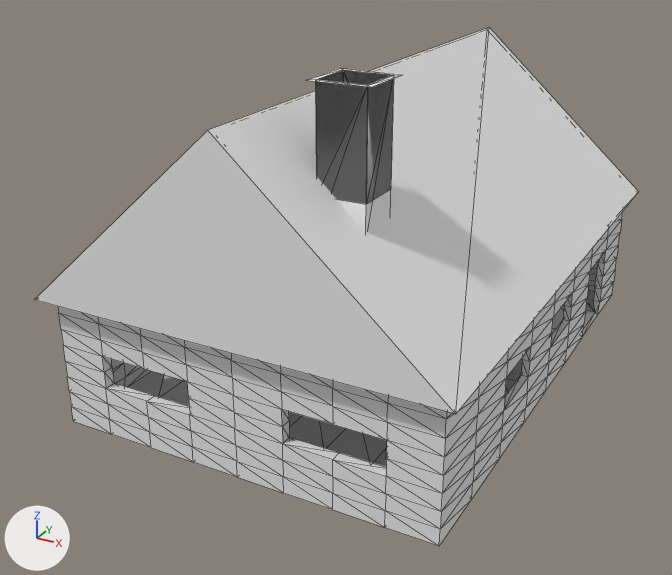
Renders of the OBJ model models/house.obj from each side of a commit.
The view is the same before and after, from a 50 mm lens placed at (8.44, -17.4, 10.06), pointed at (-0.51, -1.11, 1.92). Lighting does not change. The marker at lower left points along +X, +Y and +Z. Mesh edges are drawn as thin lines. Where no turn or scale is listed for an object, it has been applied to the vertices.

Names of what the first picture shows: 'Cube.001_Cube.002', 'Cube_Cube.001'.
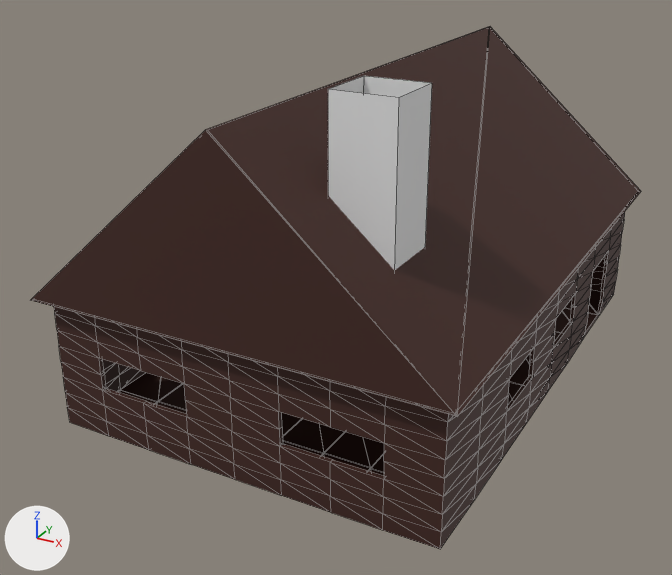
Location of each change, (x1, y1, x2, y2) in pixels of the pictures (672 x 575 px; the box of a moved part takes in the faces that stretch with it):
'Cube_Cube.001', reshaped
    before: (35, 27, 639, 546)
    after: (31, 26, 641, 549)
'Cube.001_Cube', added
    after: (328, 76, 432, 270)
'Cube.001_Cube.002', deleted
    before: (308, 68, 402, 232)
part 1 of me_cube_cube_001, moved or reshaped
    before: (102, 227, 610, 476)
    after: (31, 26, 641, 549)
part 2 of me_cube_cube_001, recoloured
    before: (35, 27, 639, 546)
    after: (103, 256, 605, 475)

The change, as a list of edits to the scene's bpy script:
```text
Add mat_material:
    mat_material = principled_material('Material')
    mat_material.base_color = (0.0522, 0.0159, 0.0104)  # brown #41221a
    mat_material.roughness = 0.69
Change me_cube_cube_001:
    used by ob_cube_cube_001; location = (0.0, 0.0, 0.0)
    remove me_cube_cube_001.from_pydata(...)  # 682 vertices, 1388 faces; spans x -4.25..4.26, y -6.11..6.13, z 0.04..6.56
    add me_cube_cube_001.from_pydata(...)  # 682 vertices, 1274 faces; spans x -4.29..4.31, y -6.17..6.19, z 0.01..6.58
    me_cube_cube_001 part 1: 337 vertices moved from x -4.14..4.15, y -5.98..6.0, z 0.07..6.51 to x -4.29..4.31, y -6.17..6.19, z 0.01..6.58; 8 vertices removed from x -3.95..3.97, y -5.68..5.71, z 2.79..2.85
    me_cube_cube_001 part 2: 1148 faces spanning x -4.29..4.31, y -6.17..6.19, z 0.01..6.58 switch from mat_none (white #e7e7e7) to mat_material (brown #41221a)
Add me_cube_001_cube:
    me_cube_001_cube.from_pydata([(1.39, -4.82, 4.15), (1.39, -4.82, 7.09), (1.39, -3.6, 4.15), (1.39, -3.6, 7.09), (2.6, -4.82, 4.15), (2.6, -4.82, 7.09), (2.6, -3.6, 4.15), (2.6, -3.6, 7.09)], [], [(0, 1, 3, 2), (2, 3, 7, 6), (6, 7, 5, 4), (4, 5, 1, 0), (2, 6, 4, 0)])
    me_cube_001_cube.materials.append(mat_none)  # white #e7e7e7
Remove ob_cube_001_cube_002:
    ob_cube_001_cube_002 = bpy.data.objects.new('Cube.001_Cube.002', me_cube_001_cube_002)
    ob_cube_001_cube_002.location = (0.0, 0.0, 0.0)
Add ob_cube_001_cube:
    ob_cube_001_cube = bpy.data.objects.new('Cube.001_Cube', me_cube_001_cube)
    ob_cube_001_cube.location = (0.0, 0.0, 0.0)
```
